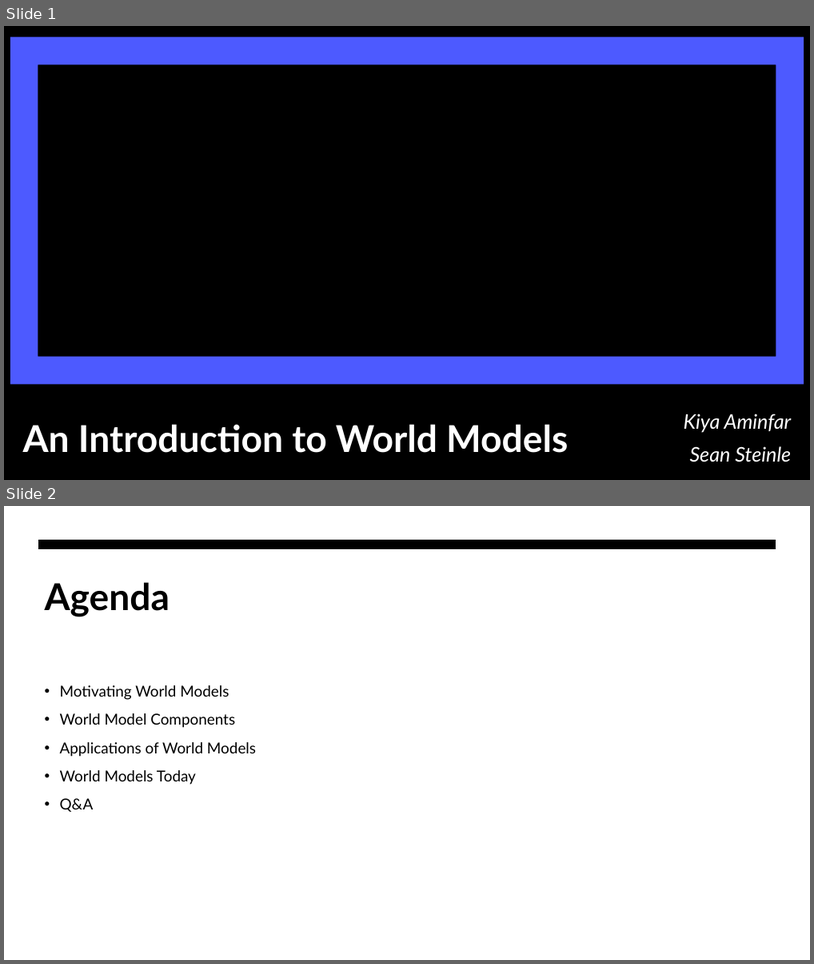
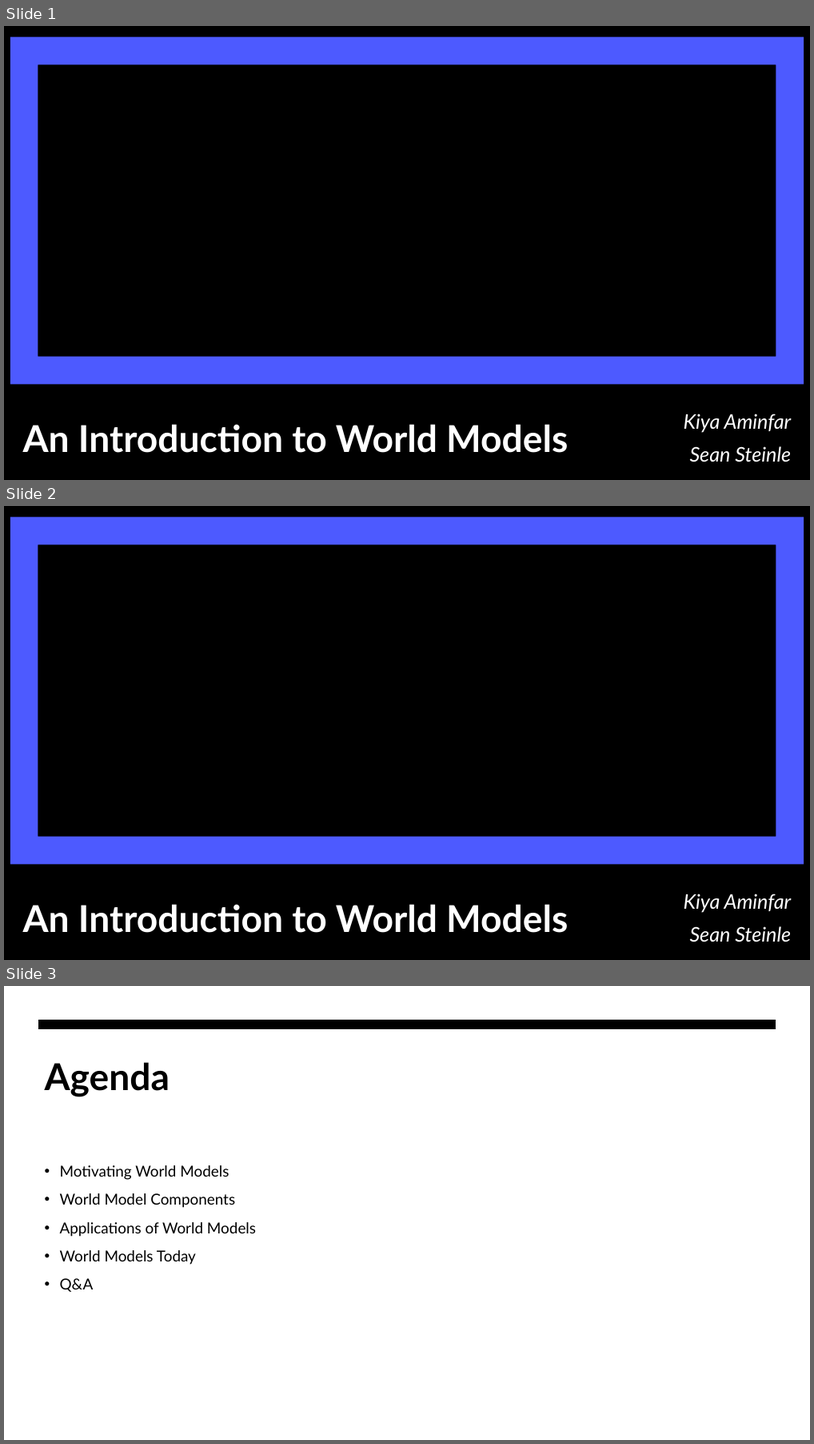
Before and after one commit to SeanSteinle/cs757-final-project, a slide deck: doc/world_models.pptx. Shown one above the other, each under a label of ours: slides 1 and 2 before the commit, slides 1, 2 and 3 after it. The pictures are 814x964 and 814x1444 pixels, drawn with LibreOffice and Linux fonts; fonts in the diff are those of the drawing; background and template pictures are left out. Boxes give left, top, right and bottom in pixels: in the first picture for what was removed or moved away, otherwise in the second. Text is boxed around its words. In the diff, an @@ line names an element or a change of style, - is before the commit and + after.

Commit message:
Added a file!

```diff
--- a/doc/world_models.pptx
+++ b/doc/world_models.pptx
@@ slide 2 added at [4,506,810,960], background picture (left out) @@
@@ rectangle added at [4,506,810,960], fill #000000 @@
@@ frame added at [10,517,804,864], fill #4D5AFF @@
@@ rectangle added at [4,875,810,960], fill #000000 at 28% opacity @@
@@ title added at [23,904,568,932], 44 pt, text #FFFFFF, bold @@
+An Introduction to World Models
@@ subtitle added at [684,893,792,942], 24 pt, text #FFFFFF, italic @@
+Kiya Aminfar
+Sean Steinle
@@ what was slide 2 is now slide 3 @@
```
